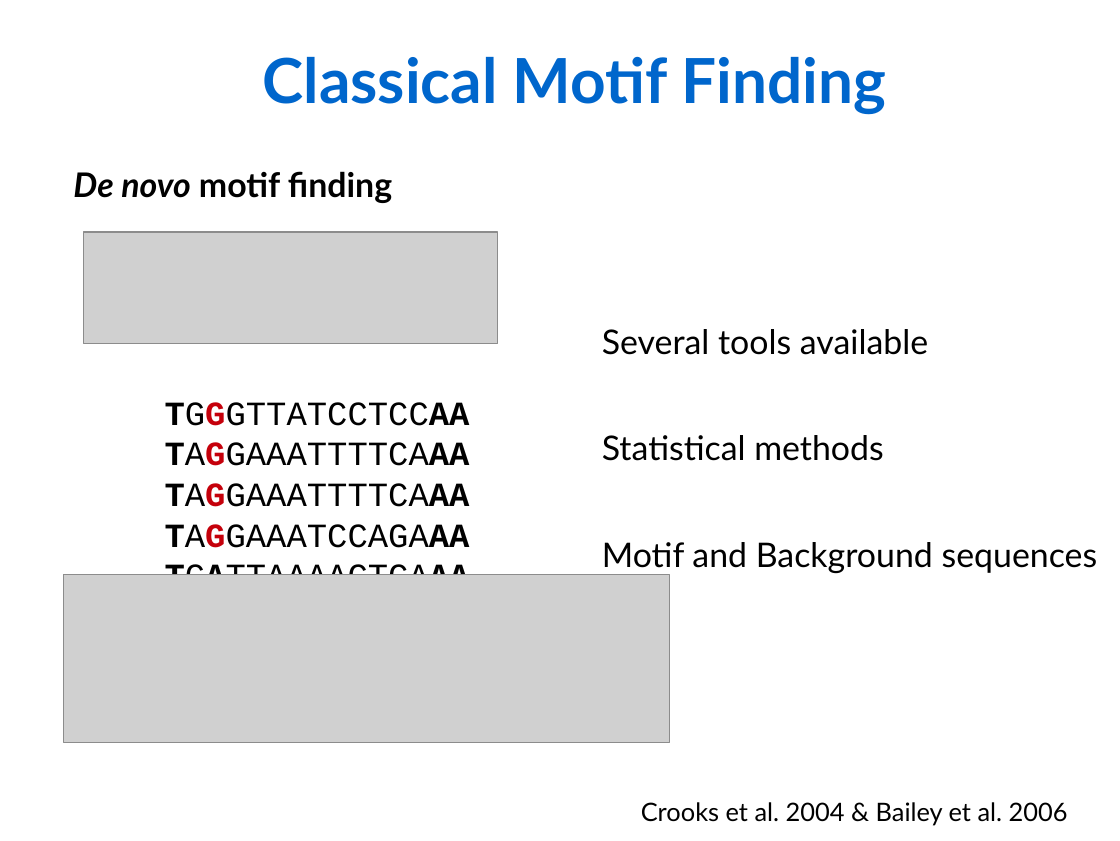
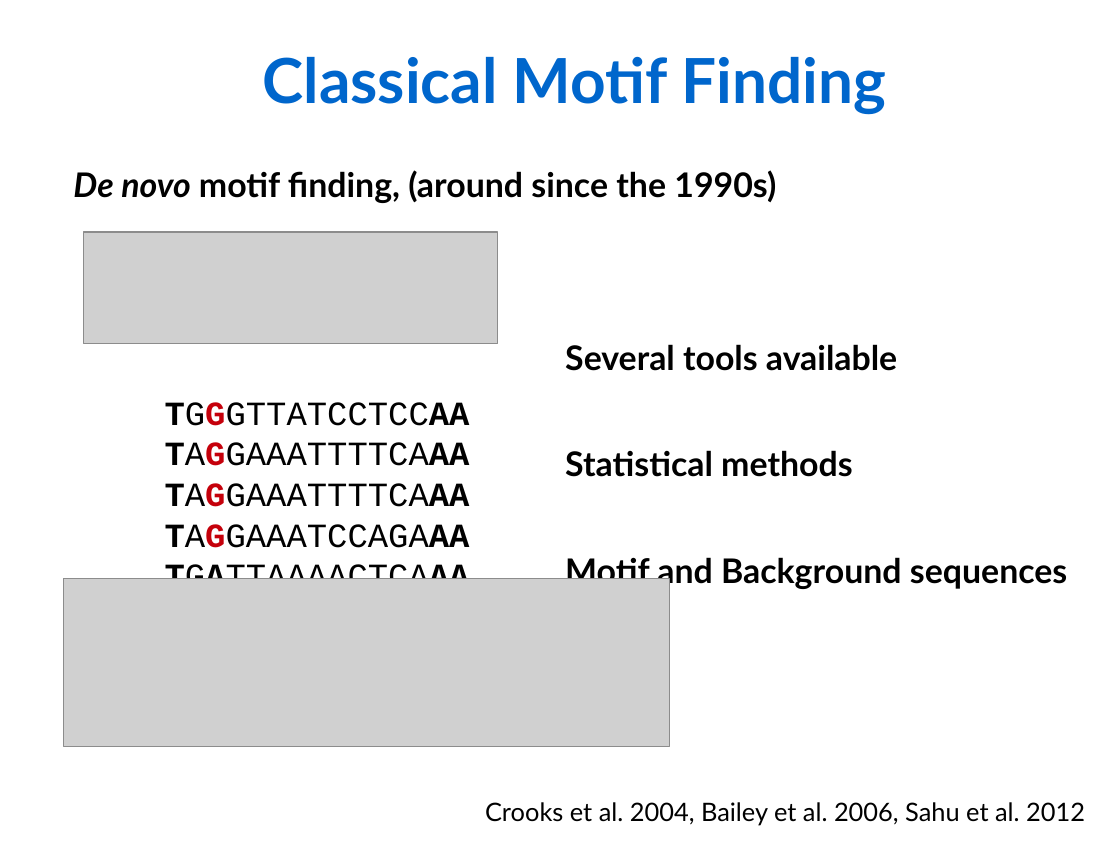
Before and after one commit to Rekyt/lynchlabpresentation2014, a slide deck: slide 6 of LabMeetingPresentation.odp. Drawn at 1120x841 pixels with LibreOffice and Linux fonts; fonts in the diff are those of the drawing; grey boxes stand for pictures. Boxes give left, top, right and bottom in pixels: in the first picture for what was removed or moved away, otherwise in the second. Text is boxed around its words. In the diff, an @@ line names an element or a change of style, - is before the commit and + after.

```diff
--- a/LabMeetingPresentation.odp
+++ b/LabMeetingPresentation.odp
@@ text at (73,170,776,203): text changed @@
-De novo motif finding
+De novo motif finding, (around since the 1990s)
@@ text "Several tools available": place and size @@
-text "Several tools available" at (602,329,1098,574)
+text "Several tools available" at (565,344,1067,590)
@@ text "Several tools available" at (565,344,1067,590): bold on @@
@@ picture: place and size @@
-picture at (63,574,669,742)
+picture at (63,578,669,746)
@@ text at (485,802,1085,826): text changed @@
-Crooks et al. 2004 & Bailey et al. 2006
+Crooks et al. 2004, Bailey et al. 2006, Sahu et al. 2012
```
Also in this commit, not shown: 1 slide added, 1 slide removed, 1 other file.
